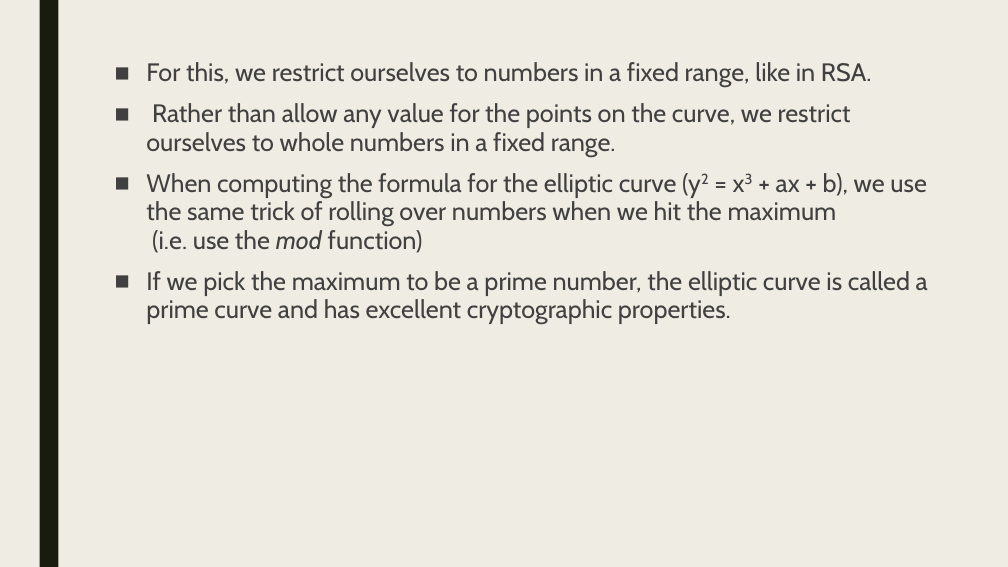
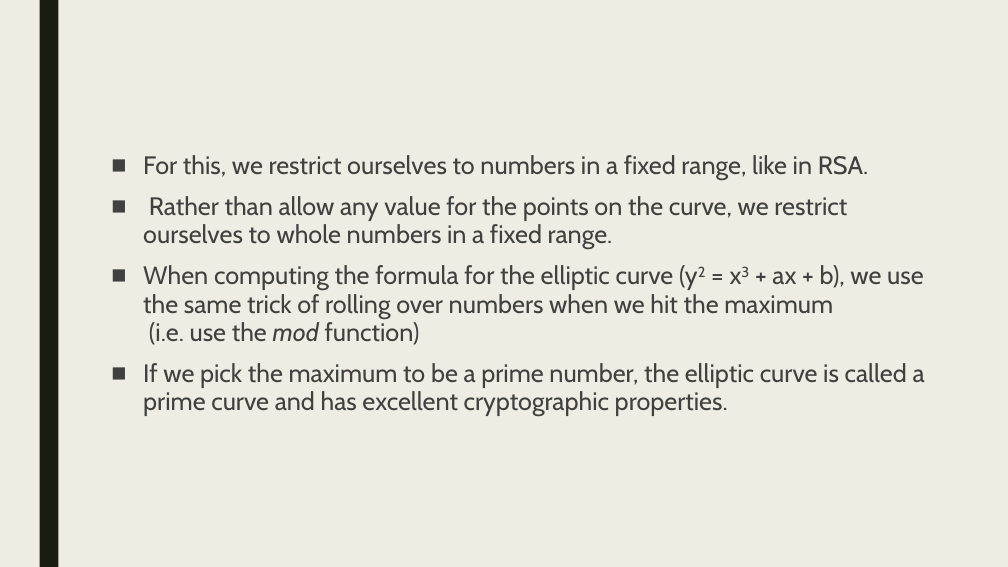
Before and after one commit to Jaidev810/ECC-Cipher, a slide deck: slide 7 of Ecc Cipher.pptx. Drawn at 1008x567 pixels with LibreOffice and Linux fonts; fonts in the diff are those of the drawing. Boxes give left, top, right and bottom in pixels: in the first picture for what was removed or moved away, otherwise in the second. Text is boxed around its words. In the diff, an @@ line names an element or a change of style, - is before the commit and + after.

```diff
--- a/Ecc Cipher.pptx
+++ b/Ecc Cipher.pptx
@@ text "For this, we restrict ourselves ...": place and size @@
-text "For this, we restrict ourselves ..." at [146,62,928,324]
+text "For this, we restrict ourselves ..." at [143,155,925,417]
```
Also in this commit, not shown: 1 other slide changed, 2 slides added.
